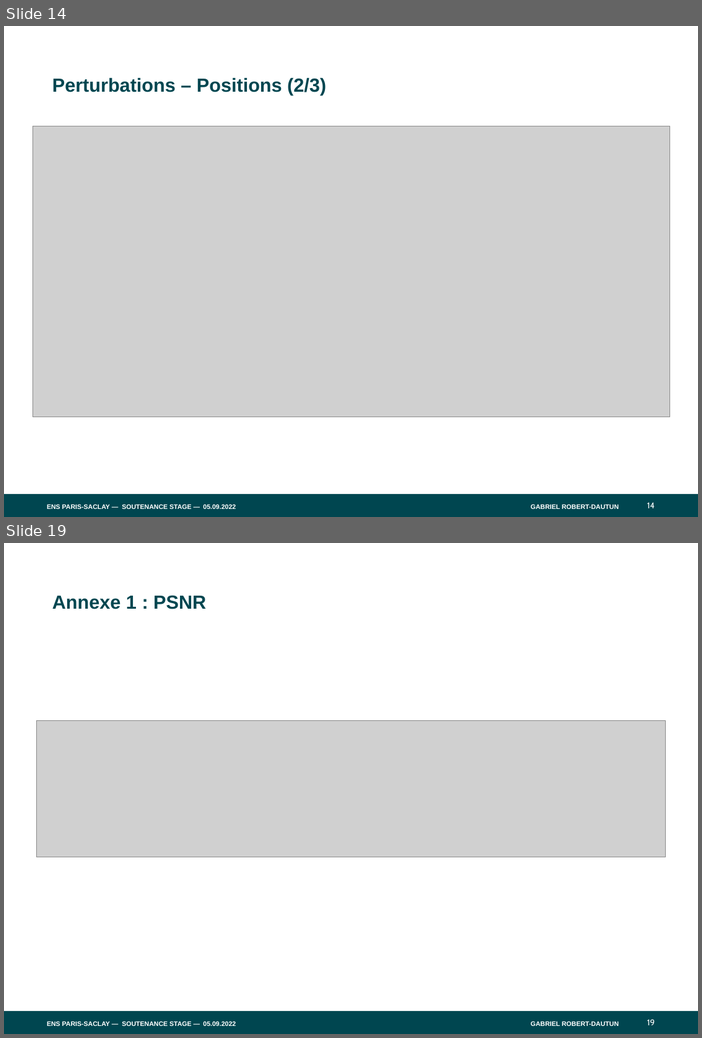
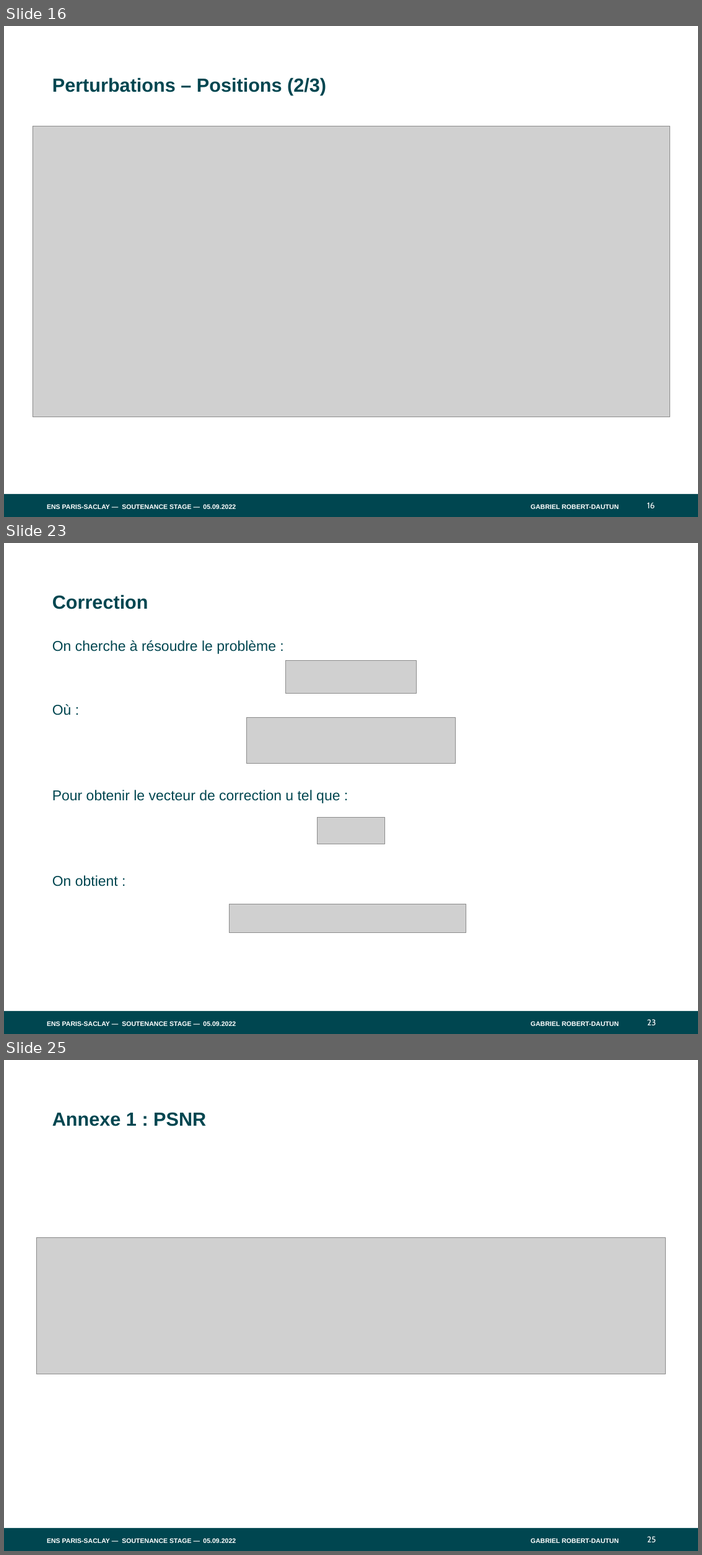
Before and after one commit to RUValaS/RDR, a slide deck: rendu/diapo/ENS-PARIS-SACLAY_GABARIT-PPT_V5.pptx. Shown one above the other, each under a label of ours: slides 14 and 19 before the commit, slides 16, 23 and 25 after it; the slides between them are not shown. The pictures are 702x1038 and 702x1555 pixels, drawn with LibreOffice and Linux fonts; fonts in the diff are those of the drawing; grey boxes stand for pictures. Boxes give left, top, right and bottom in pixels: in the first picture for what was removed or moved away, otherwise in the second. Text is boxed around its words. In the diff, an @@ line names an element or a change of style, - is before the commit and + after.

```diff
--- a/rendu/diapo/ENS-PARIS-SACLAY_GABARIT-PPT_V5.pptx
+++ b/rendu/diapo/ENS-PARIS-SACLAY_GABARIT-PPT_V5.pptx
@@ slide 23 added at bbox=[4, 543, 698, 1034], background #FFFFFF; not listed: 4 template elements that a slide beside it also shows @@
@@ text added at bbox=[52, 594, 148, 609], 32 pt, text #004650, bold @@
+Correction
@@ text added at bbox=[52, 640, 340, 886], 24 pt, text #004650 @@
+On cherche à résoudre le problème :
+Où :
+Pour obtenir le vecteur de correction u tel que :
+On obtient :
@@ picture added at bbox=[286, 661, 416, 694] @@
@@ picture added at bbox=[246, 717, 456, 763] @@
@@ picture added at bbox=[318, 817, 385, 844] @@
@@ picture added at bbox=[229, 904, 467, 933] @@
@@ what was slide 14 is now slide 16 @@
@@ page number at bbox=[648, 502, 655, 508]: text changed @@
-14
+16
@@ what was slide 19 is now slide 25 @@
@@ page number at bbox=[648, 1536, 656, 1542]: text changed @@
-19
+25
```
Also in this commit, not shown: 5 slides changed, 6 other slides added, 1 slide removed.
